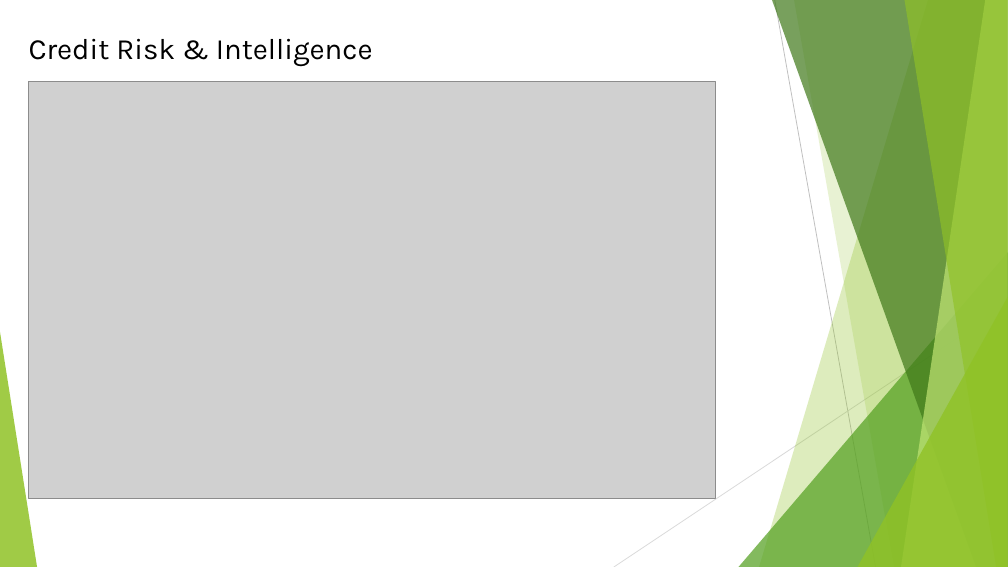
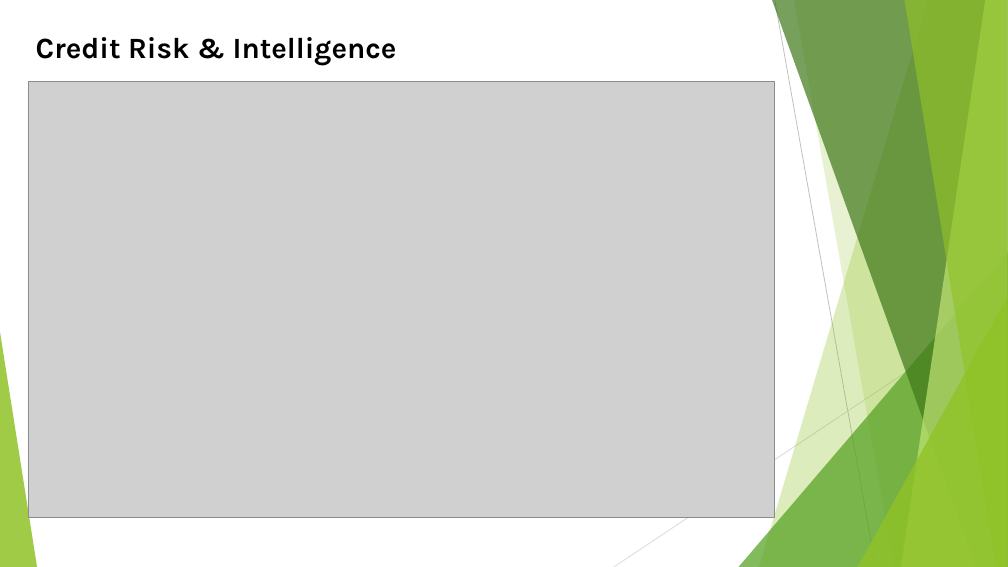
Before and after one commit to Bellamkondakumaraswamy/Credit-Risk-Assessment-Pipeline, a slide deck: slide 11 of Credit Risk Assessment Pipeline PPTX.pptx (slide 14 before the commit). Drawn at 1008x567 pixels with LibreOffice and Linux fonts; fonts in the diff are those of the drawing; grey boxes stand for pictures. Boxes give left, top, right and bottom in pixels: in the first picture for what was removed or moved away, otherwise in the second. Text is boxed around its words. In the diff, an @@ line names an element or a change of style, - is before the commit and + after.

Commit message:
Add credit risk analysis files

```diff
--- a/Credit Risk Assessment Pipeline PPTX.pptx
+++ b/Credit Risk Assessment Pipeline PPTX.pptx
@@ title "Credit Risk & Intelligence": place and size @@
-title "Credit Risk & Intelligence" at [29, 38, 373, 67]
+title "Credit Risk & Intelligence" at [36, 37, 397, 65]
@@ title "Credit Risk & Intelligence" at [36, 37, 397, 65]: bold on @@
@@ picture: place and size @@
-picture at [28, 82, 715, 498]
+picture at [28, 82, 774, 517]
```
Also in this commit, not shown: 6 other slides changed, 5 slides added, 6 slides removed, 16 other files.
